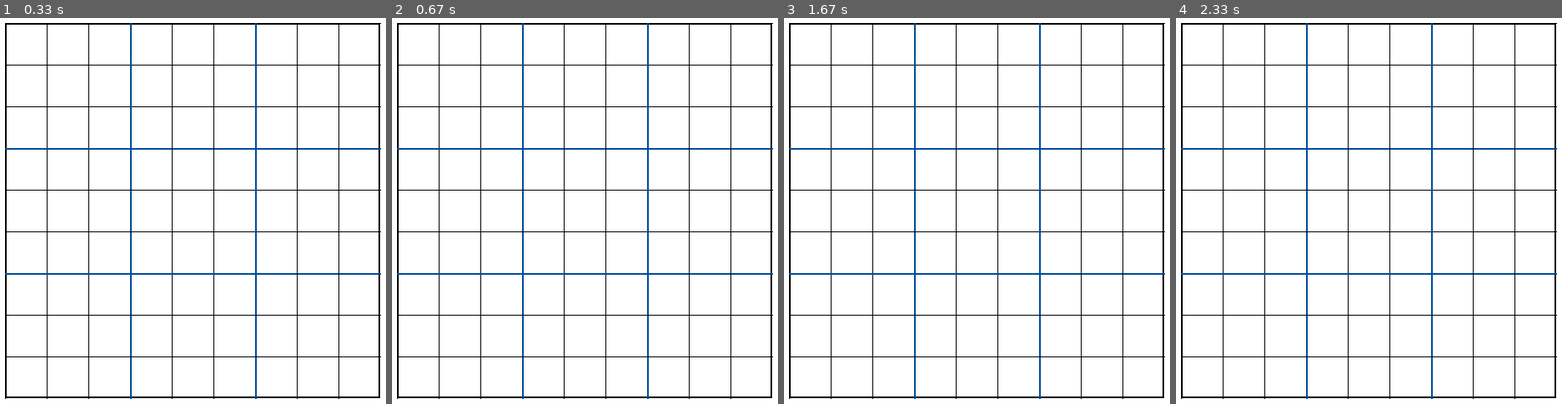
Above: before the commit, frames 1-4 (left to right).
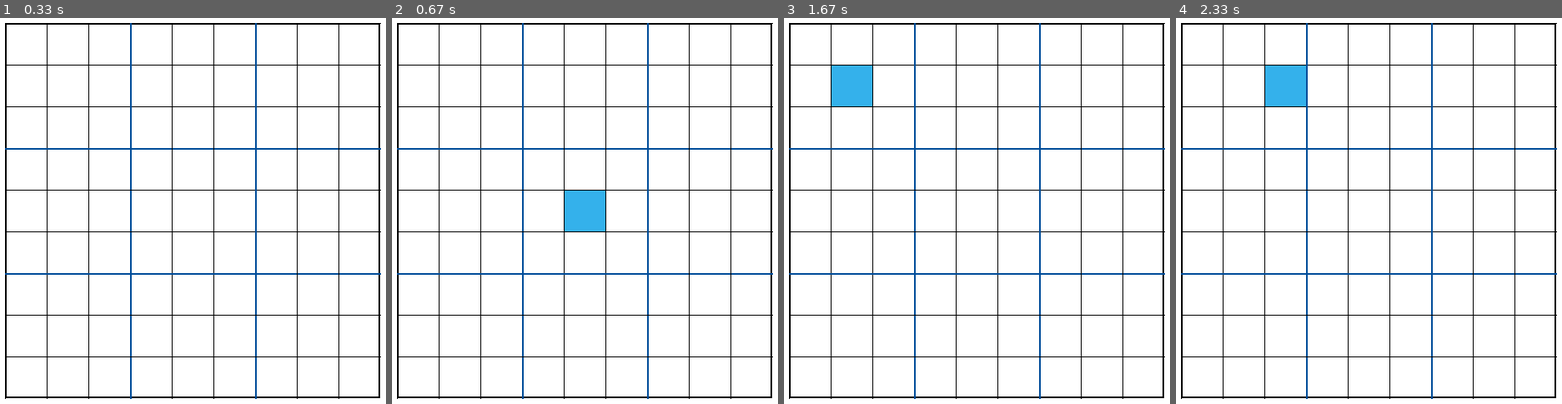
Above: after the commit, the same moments.

Repository: JasonCheng1/Sudoku-Game
Game: pygame game, started from main.py
Two runs of this game, one before a commit and one after it. Both use one fixed random seed, a clock stepped at 60 frames per second and the inputs below.
Inputs (mouse positions are in pixels of both pictures, inside the frame that each line leads up to):
- Up to frame 1 (0.33 s): no input
- Up to frame 2 (0.67 s): click (585, 187) at 0.38 s
- Up to frame 3 (1.67 s): click (1027, 299) at 0.72 s; click (outside the picture) at 1.05 s; click (857, 91) at 1.38 s
- Up to frame 4 (2.33 s): click (1558, 376) at 1.72 s; click (1299, 87) at 2.05 s

Frame 1 is identical in both runs. In frame 2, 1.1% of the frame differs, in the area x 44-56%, y 44-56%; in frame 3, 1.1%; in frame 4, 1.1%.

Commit message:
Created UI for Sudoku Board and grid selection

Diff:
--- a/app_class.py
+++ b/app_class.py
@@ -7,6 +7,8 @@
         self.running = True
         self.window = pygame.display.set_mode((WIDTH,HEIGHT))
         self.grid = testBoard
+        self.selected = None
+        self.mousePos = None
 
     def run(self):
         while self.running:
@@ -16,18 +18,30 @@
         pygame.quit()
         sys.exit()
 
-    def events(self):
+    def events(self):#ui portion
         for event in pygame.event.get():
             if event.type == pygame.QUIT:
                 self.running = False
+            if event.type == pygame.MOUSEBUTTONDOWN:
+                selected = self.mouseOnGrid() #return true if mouse is on grid else false
+                if selected:
+                    self.selected = selected
+                else:
+                    print("not on board")
+                    self.selected = None
 
     def update(self):
-        pass
+        self.mousePos = pygame.mouse.get_pos()
 
     def draw(self):
         self.window.fill(WHITE)
+        if self.selected:
+            self.drawSelection(self.window, self.selected)
         self.drawGrid(self.window)
         pygame.display.update()
+
+    def drawSelection(self, window, pos):
+        pygame.draw.rect(window, LIGHTBLUE, (gridPos[0]+pos[0]*cellSize, gridPos[1]+pos[1]*cellSize, cellSize, cellSize))
 
     def drawGrid(self, window):
          pygame.draw.rect(window, BLACK, (gridPos[0], gridPos[1], WIDTH-150, HEIGHT-150), 2)
@@ -38,3 +52,10 @@
              else:
                 pygame.draw.line(window, BLACK, (gridPos[0]+(x*cellSize), gridPos[1]), (gridPos[0]+(x*cellSize), gridPos[1]  + 450))
                 pygame.draw.line(window, BLACK, (gridPos[0], gridPos[1]+(x*cellSize)), (gridPos[0]+ 450, gridPos[1]+(x*cellSize)))
+
+    def mouseOnGrid(self):
+        if self.mousePos[0] < gridPos[0] or self.mousePos[1] < gridPos[1]:#left or above
+            return False
+        if self.mousePos[0] > gridPos[0] + gridSize or self.mousePos[1] > gridPos[1] + gridSize:#right or below
+            return False
+        return ((self.mousePos[0]-gridPos[0])//cellSize, (self.mousePos[1]-gridPos[1])//cellSize)
--- a/settings.py
+++ b/settings.py
@@ -5,9 +5,11 @@
 WHITE = (255, 255, 255) #RGB
 BLACK = (0,0,0)
 BLUE = (0, 76, 153)
+LIGHTBLUE = (52, 177, 235)
 # Boards
 testBoard = [[0 for x in range(9)] for x in range(9)]
 
 # Postions
 gridPos = (75, 100)
 cellSize = 50
+gridSize = cellSize * 9
